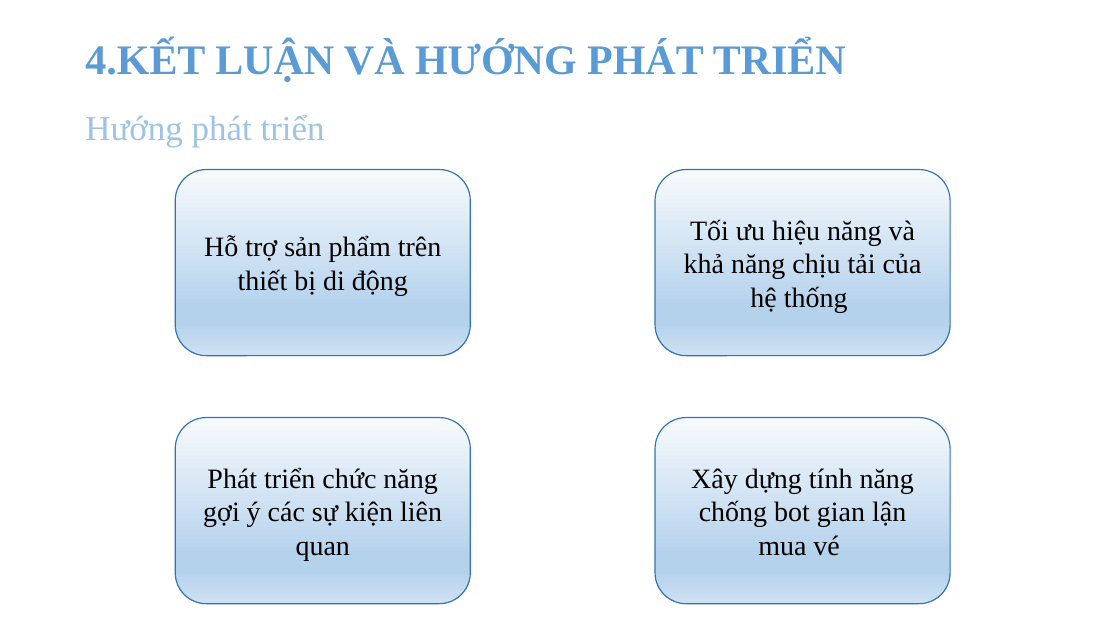
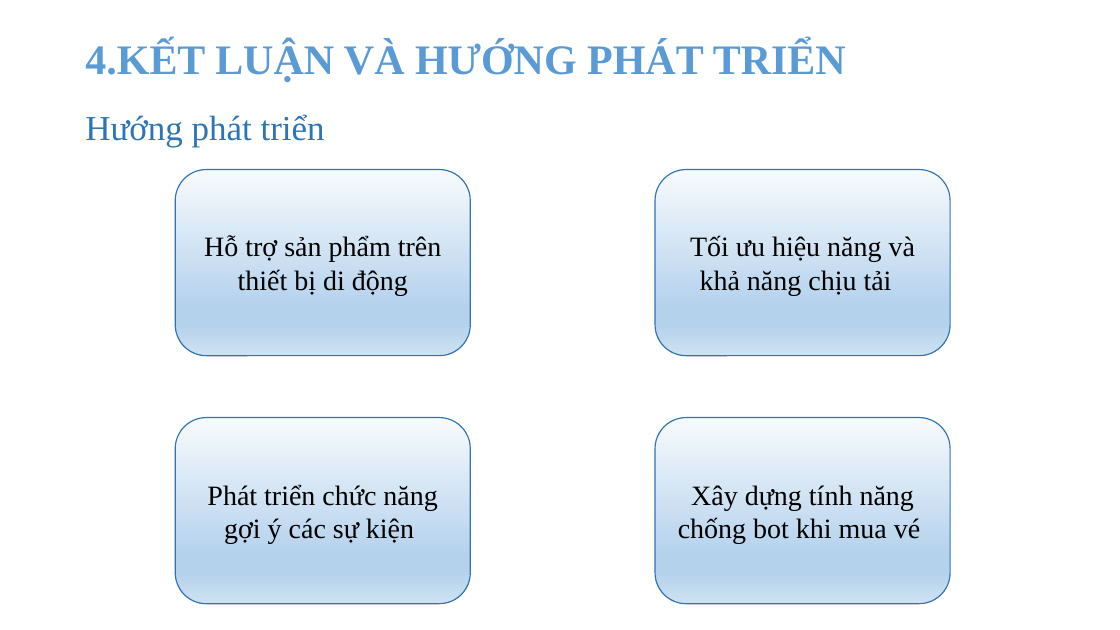
Before and after one commit to thuanvo2405/Ticket_Booking_App, a slide deck: slide 10 of SlideBaoVe.pptx. Drawn at 1120x630 pixels with LibreOffice and Linux fonts; fonts in the diff are those of the drawing. Boxes give left, top, right and bottom in pixels: in the first picture for what was removed or moved away, otherwise in the second. Text is boxed around its words. In the diff, an @@ line names an element or a change of style, - is before the commit and + after.

```diff
--- a/SlideBaoVe.pptx
+++ b/SlideBaoVe.pptx
@@ text "Hướng phát triển" at [85,114,325,147]: text colour #9DC3E6 to #2E75B6 @@
@@ text in rounded rectangle at [690,235,915,296]: text changed @@
-Tối ưu hiệu năng và khả năng chịu tải của hệ thống
+Tối ưu hiệu năng và khả năng chịu tải
@@ text in rounded rectangle at [207,484,437,544]: text changed @@
-Phát triển chức năng gợi ý các sự kiện liên quan
+Phát triển chức năng gợi ý các sự kiện
@@ text in rounded rectangle at [678,485,920,544]: text changed @@
-Xây dựng tính năng chống bot gian lận mua vé
+Xây dựng tính năng chống bot khi mua vé
```
Also in this commit, not shown: 5 other slides changed, 5 other files.
